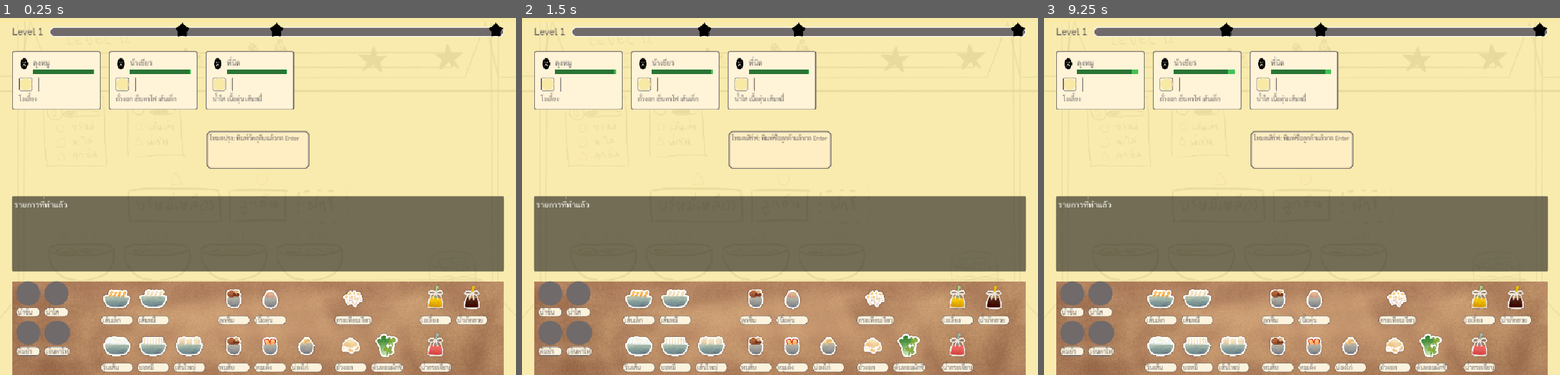
Above: before the commit, frames 1-3 (left to right).
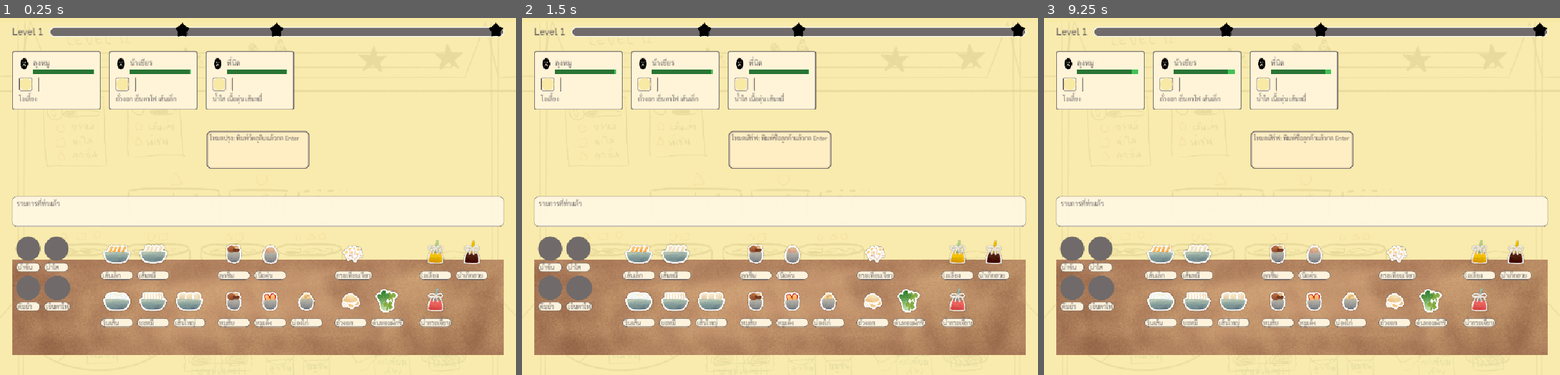
Above: after the commit, the same moments.

Repository: pcpaugust/video-game
Game: Godot game, scene res://scenes/main/Cooking.tscn
Same seed, same stepped clock (60 frames per second), same inputs: the game is played once before the commit and once after it.
Inputs:
- Up to frame 1 (0.25 s): no input
- Up to frame 2 (1.5 s): tap Enter at 0.5, 0.6 s; tap Space at 1.25 s; tap Tab at 1.35 s
- Up to frame 3 (9.25 s): tap Enter at 2, 3.5, 3.6, 6.6 s; tap Backspace at 2.1, 5.1, 8.1 s; tap Space at 2.75, 5 s; tap Keypad Enter at 2.85, 5.85, 8.85 s; tap Tab at 4.35, 7.35 s

The runs differ from the first frame. In frame 1, 34% of the frame differs, in the area x 2-98%, y 49-100%; in frame 2, 34%; in frame 3, 34%.

Commit message:
feat: improve dish container

Diff:
--- a/scenes/main/Cooking.tscn
+++ b/scenes/main/Cooking.tscn
@@ -68,7 +68,7 @@
 size_flags_vertical = 0
 
 [node name="DishContainer" parent="CanvasLayer/PanelContainer/MarginContainer/VBoxContainer" unique_id=1222613478 instance=ExtResource("4_xdmyo")]
-custom_minimum_size = Vector2(0, 70)
+custom_minimum_size = Vector2(0, 56)
 layout_mode = 2
 
 [node name="IngredientTable" parent="CanvasLayer/PanelContainer/MarginContainer/VBoxContainer" unique_id=83946894 instance=ExtResource("4_4vgtb")]
--- a/scenes/ui/DishContainer.tscn
+++ b/scenes/ui/DishContainer.tscn
@@ -2,28 +2,46 @@
 
 [ext_resource type="Script" path="res://scripts/ui/dish_container.gd" id="1_7fkh8"]
 
+[sub_resource type="StyleBoxFlat" id="StyleBoxFlat_panel"]
+bg_color = Color(1, 0.968627, 0.886275, 0.92)
+border_width_left = 1
+border_width_top = 1
+border_width_right = 1
+border_width_bottom = 1
+border_color = Color(0.439216, 0.415686, 0.415686, 0.75)
+corner_radius_top_left = 8
+corner_radius_top_right = 8
+corner_radius_bottom_right = 8
+corner_radius_bottom_left = 8
+
 [node name="DishContainer" type="PanelContainer" unique_id=1222613478]
-custom_minimum_size = Vector2(0, 80)
+custom_minimum_size = Vector2(0, 58)
 offset_right = 208.0
 offset_bottom = 128.0
-size_flags_vertical = 3
+size_flags_vertical = 0
 script = ExtResource("1_7fkh8")
+theme_override_styles/panel = SubResource("StyleBoxFlat_panel")
 
 [node name="MarginContainer" type="MarginContainer" parent="." unique_id=1268281063]
 layout_mode = 2
-theme_override_constants/margin_left = 4
+theme_override_constants/margin_left = 8
 theme_override_constants/margin_top = 4
-theme_override_constants/margin_right = 4
+theme_override_constants/margin_right = 8
 theme_override_constants/margin_bottom = 4
 
 [node name="VBoxContainer" type="VBoxContainer" parent="MarginContainer" unique_id=417333253]
-custom_minimum_size = Vector2(200, 120)
+custom_minimum_size = Vector2(200, 50)
 layout_mode = 2
+theme_override_constants/separation = 4
 
 [node name="Title" type="Label" parent="MarginContainer/VBoxContainer" unique_id=723520676]
 layout_mode = 2
 text = "รายการที่ทำแล้ว"
+theme_override_colors/font_color = Color(0.439216, 0.415686, 0.415686, 1)
+theme_override_font_sizes/font_size = 13
 
-[node name="List" type="VBoxContainer" parent="MarginContainer/VBoxContainer" unique_id=1334126301]
-custom_minimum_size = Vector2(200, 50)
+[node name="List" type="HFlowContainer" parent="MarginContainer/VBoxContainer" unique_id=1334126301]
+custom_minimum_size = Vector2(200, 22)
 layout_mode = 2
+theme_override_constants/h_separation = 6
+theme_override_constants/v_separation = 4
--- a/scripts/ui/dish_container.gd
+++ b/scripts/ui/dish_container.gd
@@ -10,11 +10,40 @@
 	for child in container.get_children():
 		child.queue_free()
 
+	if dish_array.is_empty():
+		var empty_label := Label.new()
+		empty_label.text = "ยังไม่มี"
+		empty_label.modulate = Color(0.439216, 0.415686, 0.415686, 0.65)
+		empty_label.add_theme_font_size_override("font_size", 11)
+		container.add_child(empty_label)
+		return
+
 	for i in range(dish_array.size()):
 		var dish_data = dish_array[i] # ข้อมูลแต่ละจาน
-		var label = Label.new()
-
 		var dish_name = dish_data.get("key", "Unknown").capitalize()
 
-		label.text = str(i+1) + ". " + dish_name
-		container.add_child(label)
+		var chip := PanelContainer.new()
+		var chip_style := StyleBoxFlat.new()
+		chip_style.bg_color = Color(1, 0.933333, 0.764706, 1)
+		chip_style.border_width_left = 1
+		chip_style.border_width_top = 1
+		chip_style.border_width_right = 1
+		chip_style.border_width_bottom = 1
+		chip_style.border_color = Color(0.439216, 0.415686, 0.415686, 0.65)
+		chip_style.corner_radius_top_left = 8
+		chip_style.corner_radius_top_right = 8
+		chip_style.corner_radius_bottom_right = 8
+		chip_style.corner_radius_bottom_left = 8
+		chip_style.content_margin_left = 6
+		chip_style.content_margin_right = 6
+		chip_style.content_margin_top = 2
+		chip_style.content_margin_bottom = 2
+		chip.add_theme_stylebox_override("panel", chip_style)
+
+		var label := Label.new()
+		label.text = str(i + 1) + ". " + dish_name
+		label.add_theme_font_size_override("font_size", 11)
+		label.add_theme_color_override("font_color", Color(0.439216, 0.415686, 0.415686, 1))
+
+		chip.add_child(label)
+		container.add_child(chip)
